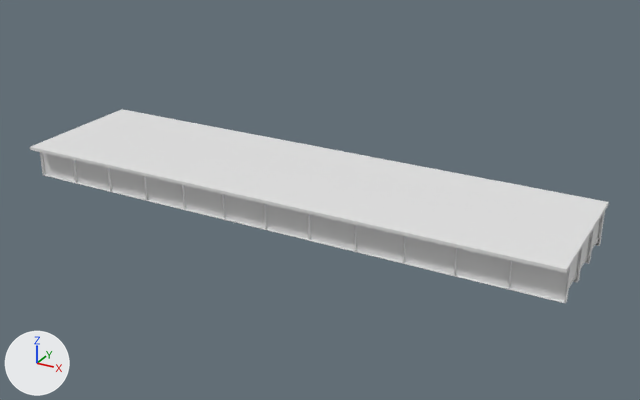
One commit to the OBJ model IFC/Steel/Mumbai/Sup_Str/M_40_2L_OF_S/model.obj: the scene before it, then after it.
Rendered twice from a 50 mm lens placed at (48.9, -49.3, 24.3), pointed at (21.6, 0.3, -0.5). The lights are fixed; the arrows at lower left show +X, +Y and +Z. The older version comes first. Where no turn or scale is listed for an object, it has been applied to the vertices. Vertices at exactly the same position are counted once.

In view in the first picture: 'model'.
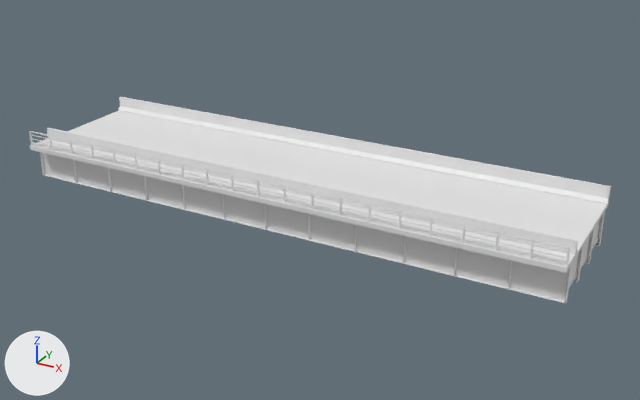
Boxes [x1, y1, x2, y2] around the edits, measured in the pictures (640 x 400 px):
'model', reshaped (6% taller): before [30, 109, 609, 303]; after [29, 97, 611, 303]
part 1 of me_model, added: after [566, 248, 570, 267]
part 2 of me_model, added: after [30, 131, 568, 249]
part 3 of me_model, added: after [32, 142, 566, 263]
part 4 of me_model, added: after [31, 138, 567, 258]
part 5 of me_model, added: after [32, 135, 567, 253]
part 6 of me_model, added: after [30, 97, 611, 269]

Diff of the bpy script that builds the scene:
```diff
--- a/IFC/Steel/Mumbai/Sup_Str/M_40_2L_OF_S/model.obj.py
+++ b/IFC/Steel/Mumbai/Sup_Str/M_40_2L_OF_S/model.obj.py
@@ me_model @@
 # used by ob_model
-me_model.from_pydata(...)  # 2432 vertices, 4284 faces; spans x 0.0..40.0, y -5.2..5.2, z -1.2..1.4
+me_model.from_pydata(...)  # 2666 vertices, 4640 faces; spans x 0.0..40.0, y -5.2..5.2, z -1.2..2.6
+# me_model part 1: a new loose piece, a box spanning x 39.9..40.0, y -5.05..-4.95, z 1.503..2.603
+# me_model part 2: a new loose piece, a box spanning x 0.0..40.0, y -5.04..-4.96, z 2.523..2.603
+# me_model part 3: a new loose piece, a box spanning x 0.0..40.0, y -5.025..-4.975, z 1.678..1.728
+# me_model part 4: a new loose piece, a box spanning x 0.0..40.0, y -5.025..-4.975, z 1.978..2.028
+# me_model part 5: a new loose piece, a box spanning x 0.0..40.0, y -5.025..-4.975, z 2.278..2.328
+# me_model part 6
+# 17 vertices are added at x 0.0, y -5.2..5.2, z 1.4..2.5
+# 17 new vertices lie (40.0, 0.0, 0.0) away from vertices in x 0.0, y -5.2..5.2, z 1.4..2.5
+# 56 new faces join them
+# other edits to the shape of me_model do not show in these pictures
```
